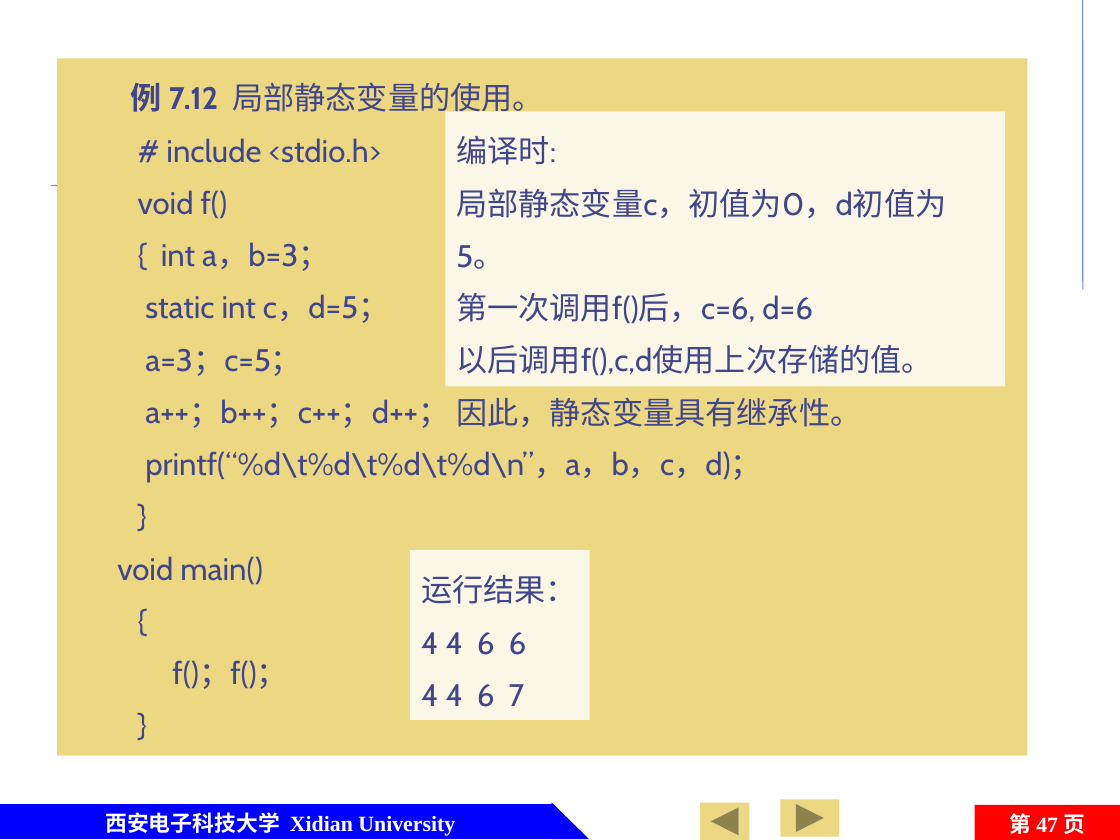
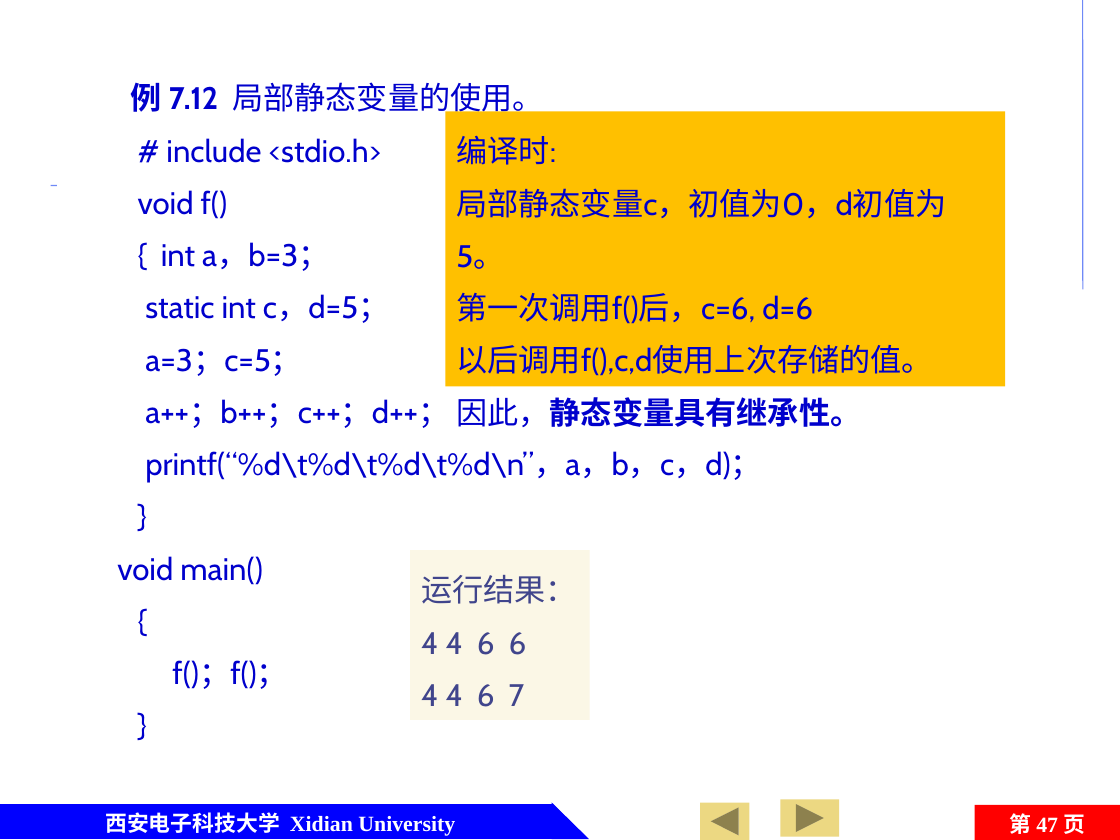
Before and after one commit to jtrfid/C-Repositories, a slide deck: slide 47 of 2015备课/课件/第7章 函数及变量存储类型.pptx. Drawn at 1120x840 pixels with LibreOffice and Linux fonts; fonts in the diff are those of the drawing; background and template pictures are left out. Boxes give left, top, right and bottom in pixels: in the first picture for what was removed or moved away, otherwise in the second. Text is boxed around its words. In the diff, an @@ line names an element or a change of style, - is before the commit and + after.

```diff
--- a/2015备课/课件/第7章 函数及变量存储类型.pptx
+++ b/2015备课/课件/第7章 函数及变量存储类型.pptx
@@ text "例 7.12 局部静态变量的使用。": place and size @@
-text "例 7.12 局部静态变量的使用。" at (57,58,1027,756)
+text "例 7.12 局部静态变量的使用。" at (117,82,762,689)
@@ text "例 7.12 局部静态变量的使用。" at (117,82,762,689): text colour #40458C to #0000CC; fill #ECD882 to none @@
@@ rectangle "编译时:" at (446,111,1006,386): text colour #40458C to #0000CC; bold on in "因此，静态变量具有继承性。"; fill #FBF7E6 to #FFC000 @@
```
Also in this commit, not shown: 16 other slides changed.
